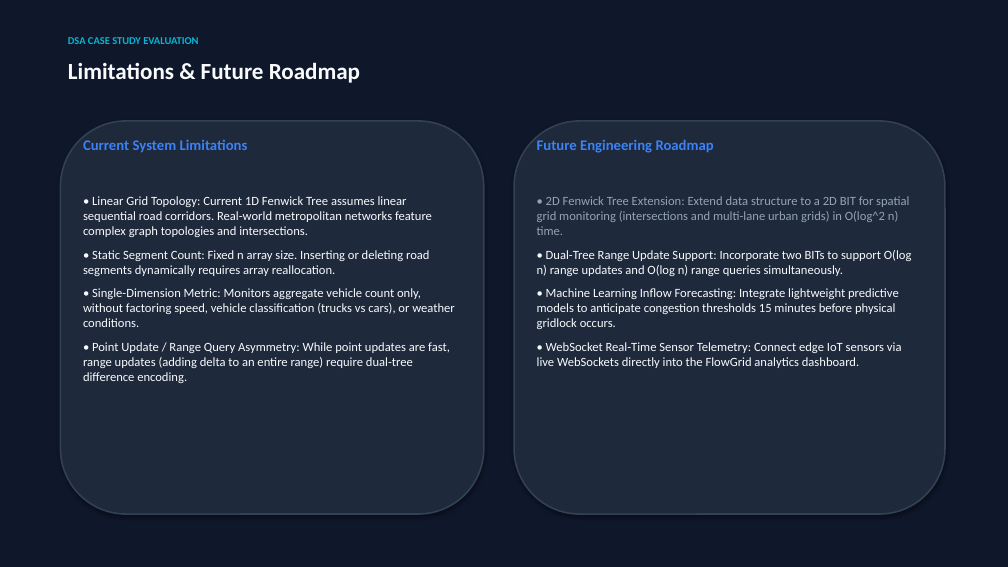
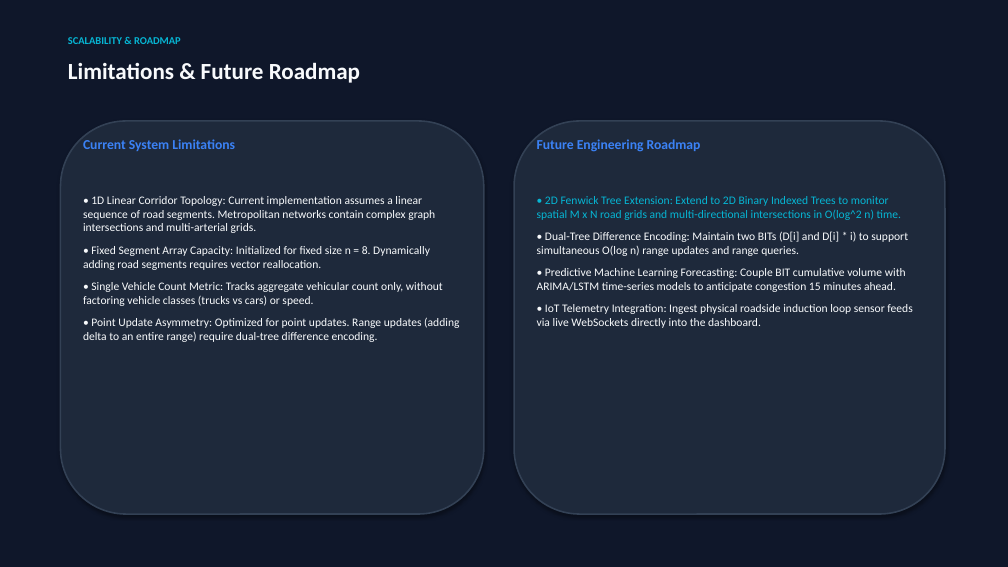
Before and after one commit to Jeyadev3/FlowGrid_Traffic_Analytics, a slide deck: slide 15 of presentation/Fenwick_Tree_Case_Study.pptx (slide 13 before the commit). Drawn at 1008x567 pixels with LibreOffice and Linux fonts; fonts in the diff are those of the drawing. Boxes give left, top, right and bottom in pixels: in the first picture for what was removed or moved away, otherwise in the second. Text is boxed around its words. In the diff, an @@ line names an element or a change of style, - is before the commit and + after.

Commit message:
docs: update Fenwick Tree case study presentation with Member 4 integration

```diff
--- a/presentation/Fenwick_Tree_Case_Study.pptx
+++ b/presentation/Fenwick_Tree_Case_Study.pptx
@@ text at [68, 37, 181, 44]: text changed @@
-DSA CASE STUDY EVALUATION
+SCALABILITY & ROADMAP
@@ text "Current System Limitations" at [83, 139, 235, 151]: size 14 to 13 pt @@
@@ text "Future Engineering Roadmap" at [537, 139, 701, 152]: size 14 to 13 pt @@
@@ text at [83, 196, 459, 342]: text changed; size 12 to 11 pt @@
-• Linear Grid Topology: Current 1D Fenwick Tree assumes linear sequential road corridors. Real-world metropolitan networks feature complex graph topologies and intersections.
-• Static Segment Count: Fixed n array size. Inserting or deleting road segments dynamically requires array reallocation.
-• Single-Dimension Metric: Monitors aggregate vehicle count only, without factoring speed, vehicle classification (trucks vs cars), or weather conditions.
-• Point Update / Range Query Asymmetry: While point updates are fast, range updates (adding delta to an entire range) require dual-tree difference encoding.
+• 1D Linear Corridor Topology: Current implementation assumes a linear sequence of road segments. Metropolitan networks contain complex graph intersections and multi-arterial grids.
+• Fixed Segment Array Capacity: Initialized for fixed size n = 8. Dynamically adding road segments requires vector reallocation.
+• Single Vehicle Count Metric: Tracks aggregate vehicular count only, without factoring vehicle classes (trucks vs cars) or speed.
+• Point Update Asymmetry: Optimized for point updates. Range updates (adding delta to an entire range) require dual-tree difference encoding.
@@ text at [537, 196, 912, 328]: text changed; size 12 to 11 pt @@
-• 2D Fenwick Tree Extension: Extend data structure to a 2D BIT for spatial grid monitoring (intersections and multi-lane urban grids) in O(log^2 n) time.
-• Dual-Tree Range Update Support: Incorporate two BITs to support O(log n) range updates and O(log n) range queries simultaneously.
-• Machine Learning Inflow Forecasting: Integrate lightweight predictive models to anticipate congestion thresholds 15 minutes before physical gridlock occurs.
-• WebSocket Real-Time Sensor Telemetry: Connect edge IoT sensors via live WebSockets directly into the FlowGrid analytics dashboard.
+• 2D Fenwick Tree Extension: Extend to 2D Binary Indexed Trees to monitor spatial M x N road grids and multi-directional intersections in O(log^2 n) time.
+• Dual-Tree Difference Encoding: Maintain two BITs (D[i] and D[i] * i) to support simultaneous O(log n) range updates and range queries.
+• Predictive Machine Learning Forecasting: Couple BIT cumulative volume with ARIMA/LSTM time-series models to anticipate congestion 15 minutes ahead.
+• IoT Telemetry Integration: Ingest physical roadside induction loop sensor feeds via live WebSockets directly into the dashboard.
```
Also in this commit, not shown: 9 other slides changed, 6 slides added, 4 slides removed, 2 other files.
